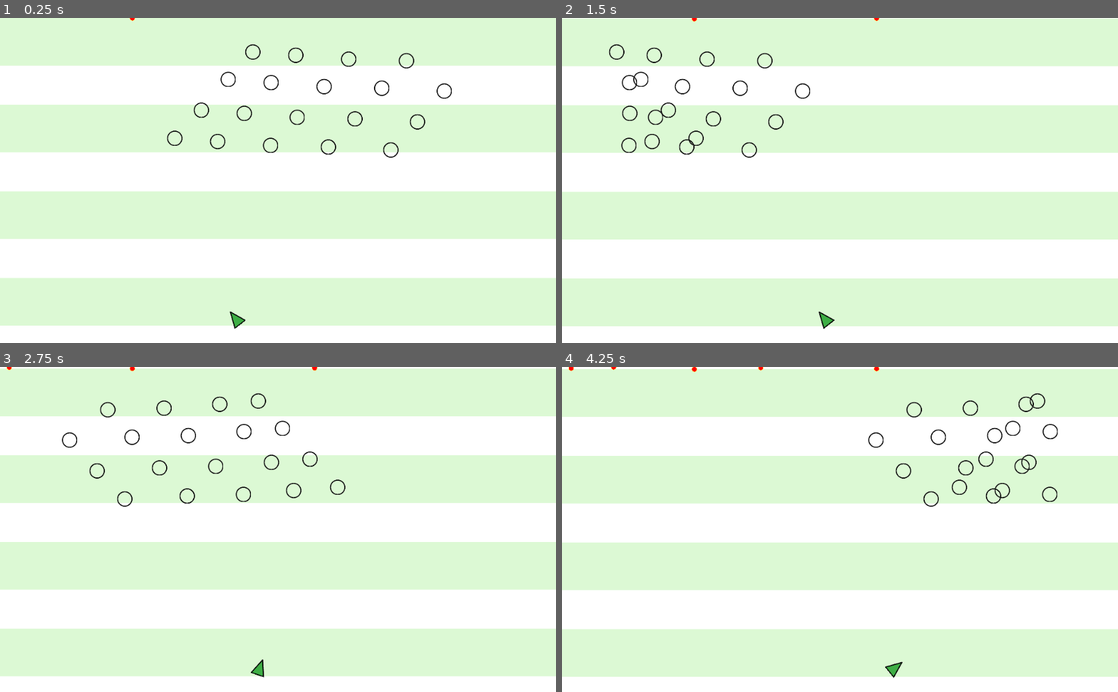
Above: before the commit, frames 1-4 (two rows, left to right).
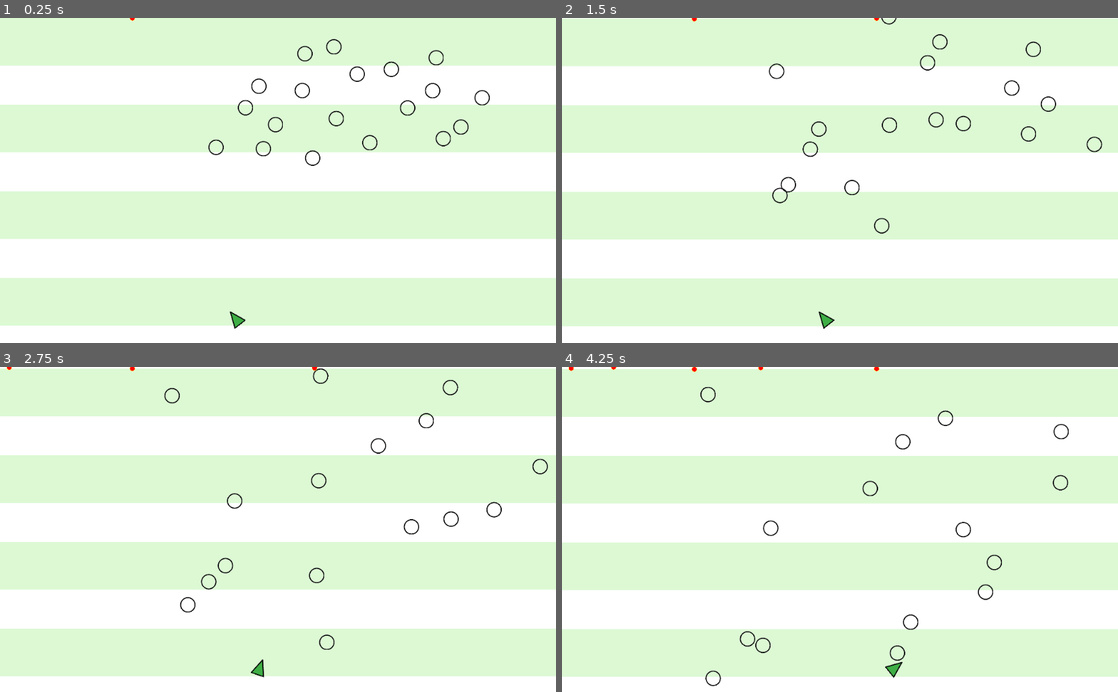
Above: after the commit, the same moments.

Repository: danieljohnson2/Shooty
Game: Godot game, scene res://Game.tscn
The game is run twice, just before and just after one commit, with the same random seed, the same clock (stepped at 60 frames per second) and the same inputs.
Inputs (mouse positions are in pixels of both pictures, inside the frame that each line leads up to):
- Up to frame 1 (0.25 s): no input
- Up to frame 2 (1.5 s): move the mouse to (962, 164) at 0.52 s; move the mouse to (728, 196) at 1.27 s
- Up to frame 3 (2.75 s): move the mouse to (333, 458) at 2.02 s
- Up to frame 4 (4.25 s): move the mouse to (812, 594) at 2.77 s; move the mouse to (1006, 578) at 3.52 s

The runs differ from the first frame. In frame 1, 1.5% of the frame differs, in the area x 30-89%, y 6-46%; in frame 2, 1.5%; in frame 3, 1.4%; in frame 4, 1.4%.

Commit message:
Working State-ish

Diff:
--- a/Boom.gd
+++ b/Boom.gd
@@ -5,5 +5,5 @@
 		body.queue_free()
 
 	if body.is_in_group("Enemy"):
-		body.position.y = -100
+		body.queue_free()
 		$"../Background".speed += 1
--- a/Enemy.gd
+++ b/Enemy.gd
@@ -1,21 +1,10 @@
 extends RigidBody2D
 
-# Where the Enemy moves and how it shoots
-export var left = 100
-export var right = 900
-
-var speed = 300
-var direction = -1
-
-onready var bulletTemplate = preload("res://Bullet.tscn")
+func _ready():
+	self.linear_velocity = Vector2(rand_range(-100, 100),rand_range(-100, 100))
 
 func _process(delta):
-	# Move back and forth
-	self.position.x += direction * speed * delta
-	if self.position.x > right: direction = -1
-	if self.position.x < left: direction = 1
-
-
+	pass
 
 func _on_Enemy_body_entered(body):
 	pass
--- a/Enemy.tscn
+++ b/Enemy.tscn
@@ -1,7 +1,11 @@
-[gd_scene load_steps=4 format=2]
+[gd_scene load_steps=5 format=2]
 
 [ext_resource path="res://Enemy.gd" type="Script" id=1]
 [ext_resource path="res://Enemy.png" type="Texture" id=2]
+
+[sub_resource type="PhysicsMaterial" id=2]
+friction = 0.0
+bounce = 1.0
 
 [sub_resource type="CircleShape2D" id=1]
 
@@ -9,9 +13,12 @@
 "Enemy",
 "Destroyable",
 ]]
-mode = 3
+physics_material_override = SubResource( 2 )
+gravity_scale = 0.0
 contacts_reported = 1
 contact_monitor = true
+linear_damp = 0.0
+angular_damp = 0.0
 script = ExtResource( 1 )
 
 [node name="Sprite" type="Sprite" parent="."]
--- a/Game.tscn
+++ b/Game.tscn
@@ -6,6 +6,9 @@
 [ext_resource path="res://Player.gd" type="Script" id=4]
 [ext_resource path="res://Player.png" type="Texture" id=5]
 [ext_resource path="res://Enemy.tscn" type="PackedScene" id=6]
+
+[sub_resource type="RectangleShape2D" id=1]
+extents = Vector2( 722.333, 721.164 )
 
 [node name="Node2D" type="Node2D"]
 script = ExtResource( 1 )
@@ -96,4 +99,29 @@
 
 [node name="Enemy 18" parent="." instance=ExtResource( 6 )]
 position = Vector2( 396.617, 221.908 )
+
+[node name="EnemyCollisionBoundaries" type="RigidBody2D" parent="."]
+scale = Vector2( 8, 8 )
+mode = 3
+gravity_scale = 0.0
+
+[node name="CollisionShape2D" type="CollisionShape2D" parent="EnemyCollisionBoundaries"]
+position = Vector2( -89.85, 49.3384 )
+scale = Vector2( 0.125, 0.125 )
+shape = SubResource( 1 )
+
+[node name="CollisionShape2D2" type="CollisionShape2D" parent="EnemyCollisionBoundaries"]
+position = Vector2( 218.848, 43.2346 )
+scale = Vector2( 0.125, 0.125 )
+shape = SubResource( 1 )
+
+[node name="CollisionShape2D3" type="CollisionShape2D" parent="EnemyCollisionBoundaries"]
+position = Vector2( 59.6016, 165.787 )
+scale = Vector2( 0.125, 0.125 )
+shape = SubResource( 1 )
+
+[node name="CollisionShape2D4" type="CollisionShape2D" parent="EnemyCollisionBoundaries"]
+position = Vector2( 68.1665, -113.419 )
+scale = Vector2( 0.125, 0.125 )
+shape = SubResource( 1 )
 [connection signal="body_entered" from="Player" to="Player" method="_on_Player_body_entered"]
Not shown: 1 places in Game.tscn that only renumber resources
